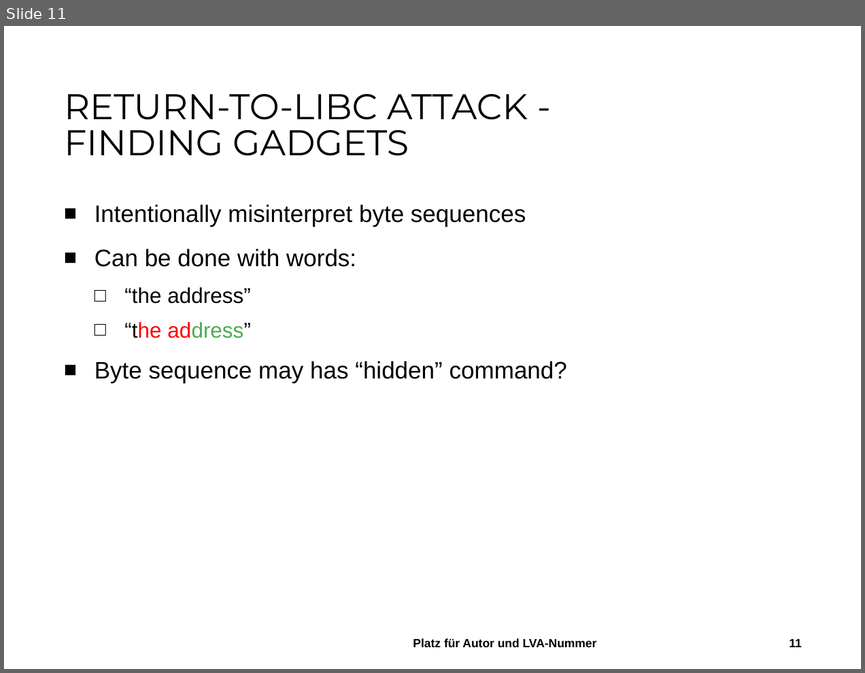
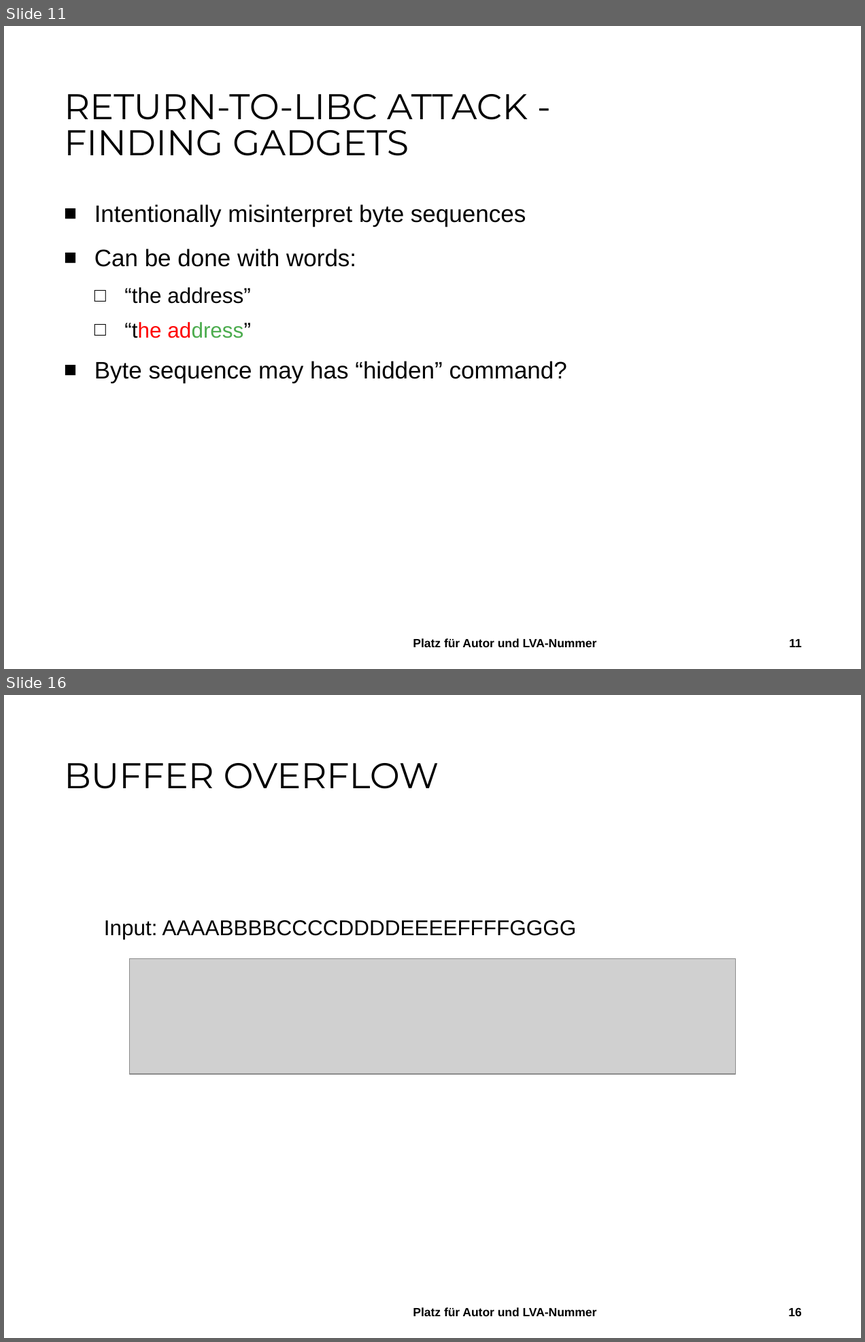
Before and after one commit to StefanHaslhofer/Seminar_Networks_and_Security, a slide deck: ROP.pptx. Shown one above the other, each under a label of ours: slide 11 before the commit, slides 11 and 16 after it; the slides between them are not shown. The pictures are 865x673 and 865x1342 pixels, drawn with LibreOffice and Linux fonts; fonts in the diff are those of the drawing; grey boxes stand for pictures; background and template pictures are left out. Boxes give left, top, right and bottom in pixels: in the first picture for what was removed or moved away, otherwise in the second. Text is boxed around its words. In the diff, an @@ line names an element or a change of style, - is before the commit and + after.

```diff
--- a/ROP.pptx
+++ b/ROP.pptx
@@ slide 16 added at (4, 695, 861, 1338), background #FFFFFF @@
@@ title added at (64, 763, 439, 789), 30 pt, text #000000 @@
+BUFFER OVERFLOW
@@ text added at (104, 920, 577, 939), 18 pt, text #000000 @@
+Input: AAAABBBBCCCCDDDDEEEEFFFFGGGG
@@ picture added at (129, 959, 735, 1074) @@
@@ text added at (413, 1307, 597, 1316), 10 pt, text #000000, bold @@
+Platz für Autor und LVA-Nummer
@@ page number added at (788, 1307, 801, 1316), 10 pt, text #000000, bold @@
+16
```
Also in this commit, not shown: 4 slides changed, 17 other slides added.
